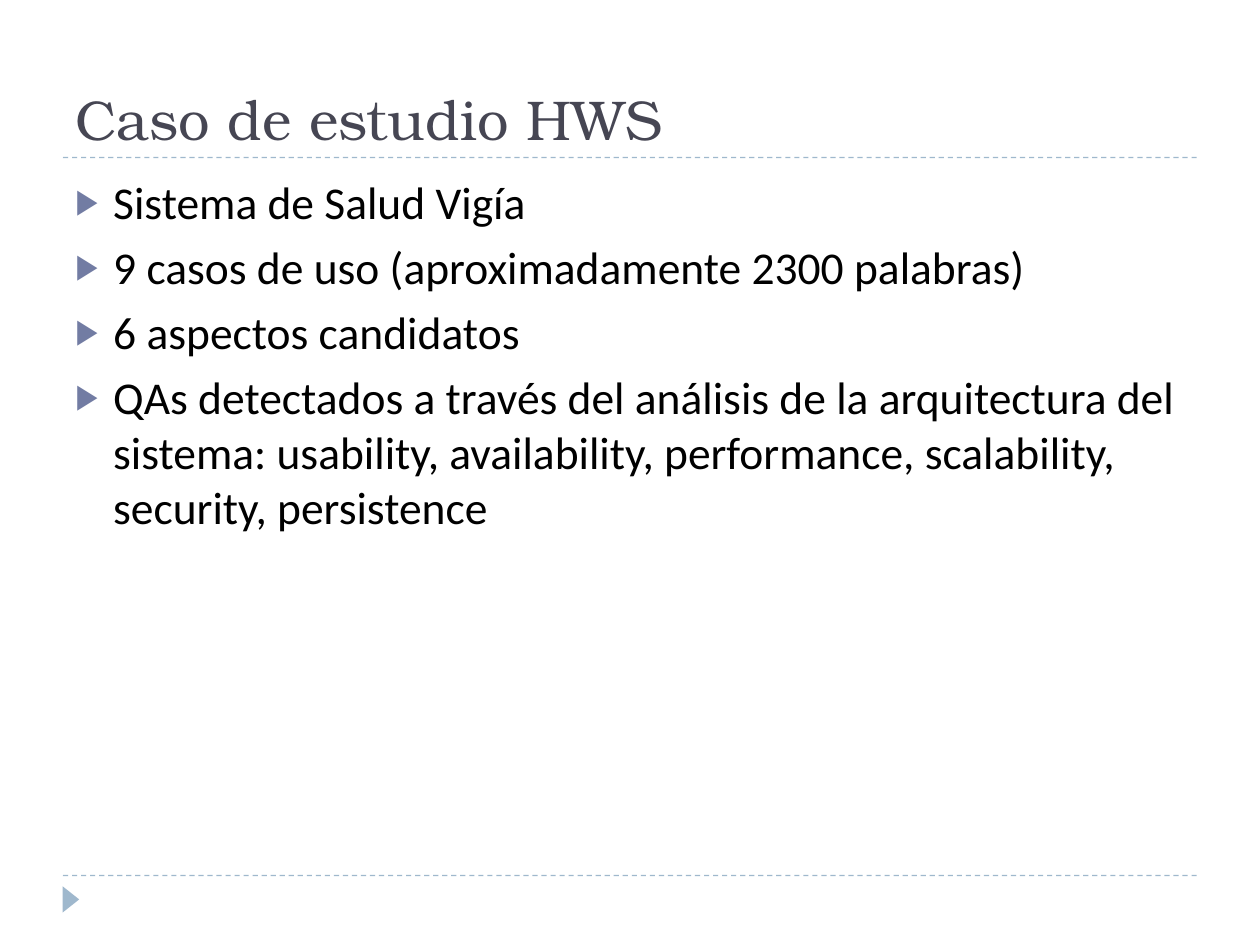
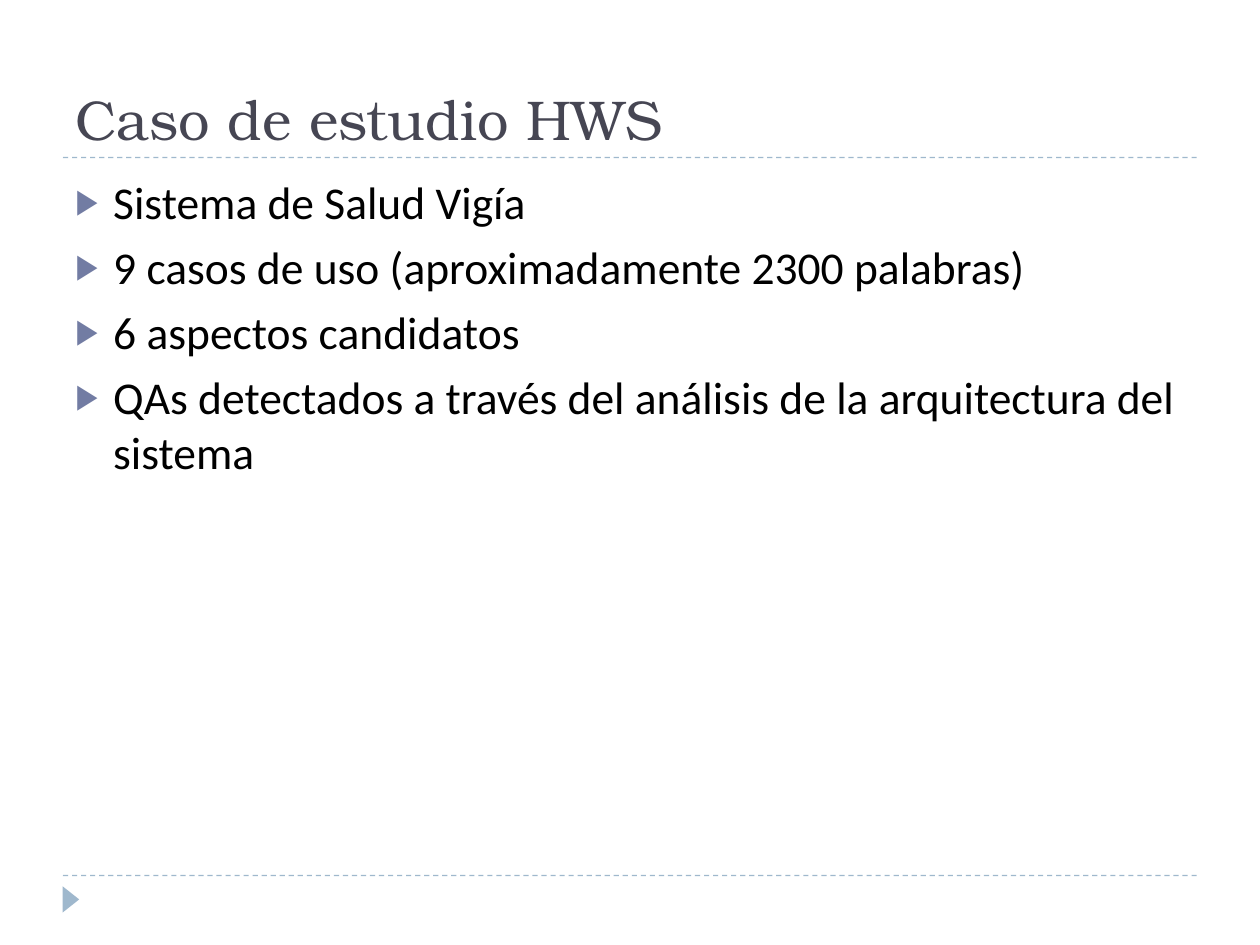
Before and after one commit to alejandrorago/qatesis2, a slide deck: slide 23 of Capitulos Finales/Filminas.pptx (slide 21 before the commit). Drawn at 1260x945 pixels with LibreOffice and Linux fonts; fonts in the diff are those of the drawing. Boxes give left, top, right and bottom in pixels: in the first picture for what was removed or moved away, otherwise in the second. Text is boxed around its words. In the diff, an @@ line names an element or a change of style, - is before the commit and + after.

```diff
--- a/Capitulos Finales/Filminas.pptx
+++ b/Capitulos Finales/Filminas.pptx
@@ text at bbox=[113, 382, 1174, 470]: text changed @@
-▶ QAs detectados a través del análisis de la arquitectura del sistema: usability, availability, performance, scalability, security, persistence
+▶ QAs detectados a través del análisis de la arquitectura del sistema
```
Also in this commit, not shown: 20 other slides changed, 5 slides added, 4 slides removed.
